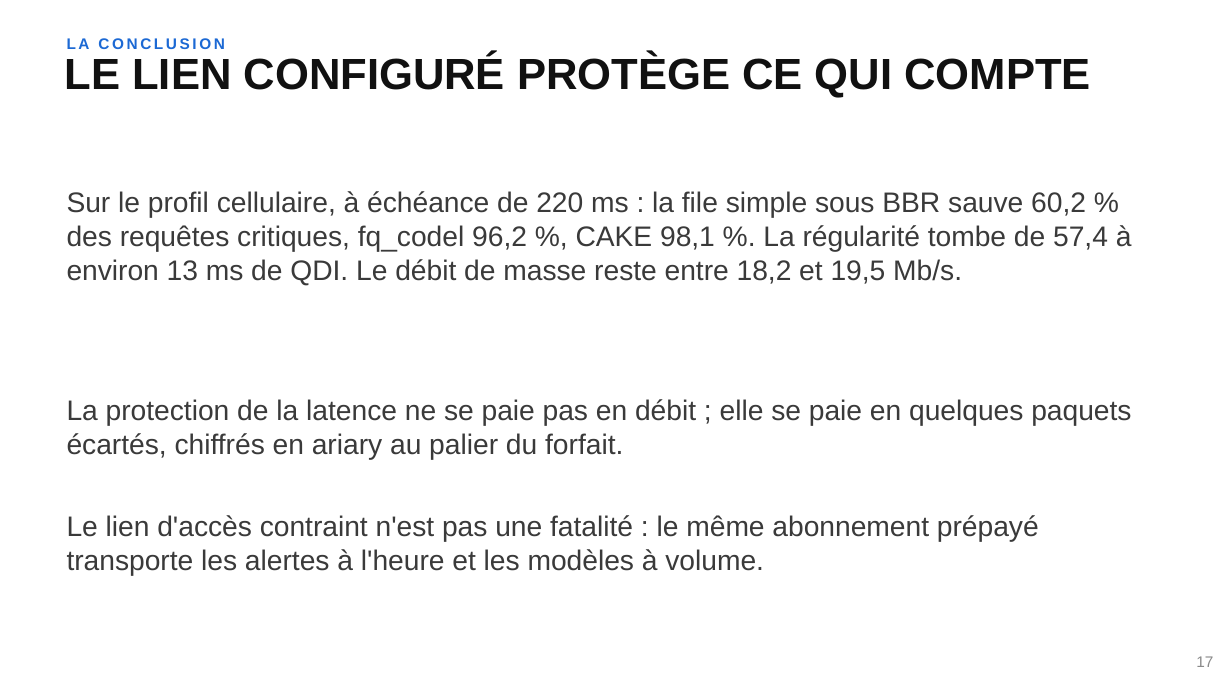
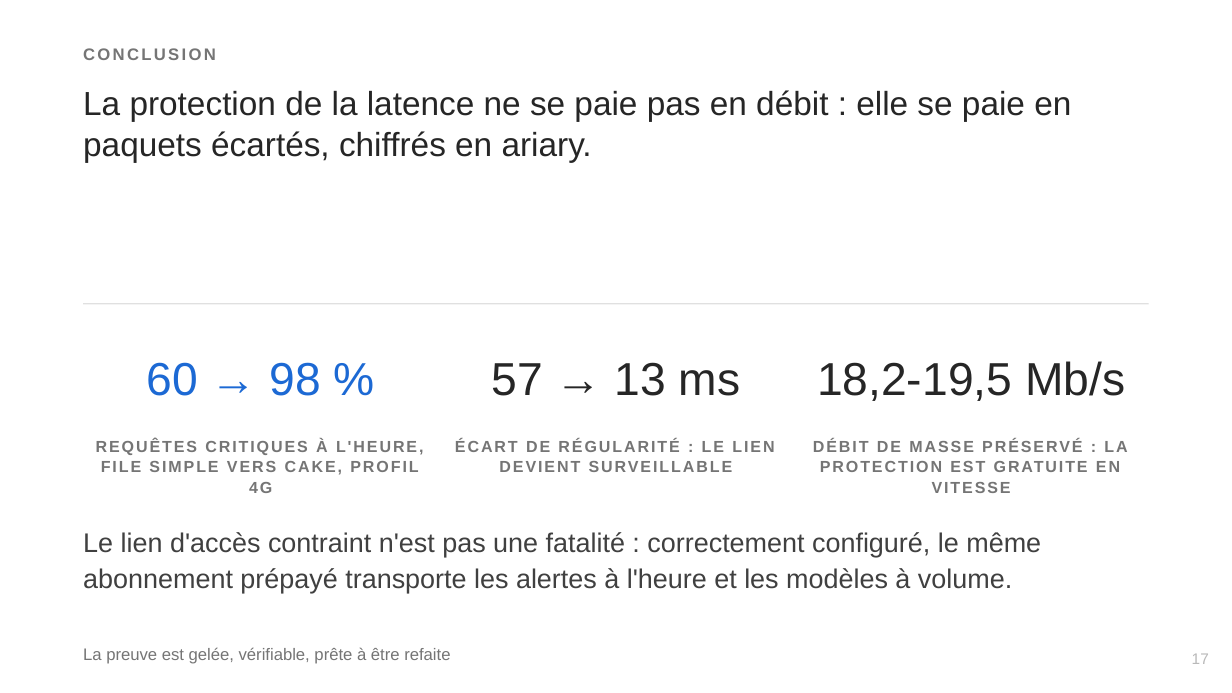
Before and after one commit to Realms4239/cgo, a slide deck: slide 17 of book/soutenance.pptx. Drawn at 1232x693 pixels with LibreOffice and Linux fonts; fonts in the diff are those of the drawing. Boxes give left, top, right and bottom in pixels: in the first picture for what was removed or moved away, otherwise in the second. Text is boxed around its words. In the diff, an @@ line names an element or a change of style, - is before the commit and + after.

```diff
--- a/book/soutenance.pptx
+++ b/book/soutenance.pptx
@@ text removed at (65, 54, 1090, 98) @@
-LE LIEN CONFIGURÉ PROTÈGE CE QUI COMPTE
@@ text at (83, 48, 216, 60): text changed; size 12 to 13 pt; text colour #1C69D4 to #757575 @@
-LA CONCLUSION
+CONCLUSION
@@ text at (83, 90, 1071, 163): text changed; size 22 to 26 pt; text colour #3A3A3A to #262626 @@
-La protection de la latence ne se paie pas en débit ; elle se paie en quelques paquets écartés, chiffrés en ariary au palier du forfait.
+La protection de la latence ne se paie pas en débit : elle se paie en paquets écartés, chiffrés en ariary.
@@ text removed at (67, 191, 1132, 286) @@
-Sur le profil cellulaire, à échéance de 220 ms : la file simple sous BBR sauve 60,2 % des requêtes critiques, fq_codel 96,2 %, CAKE 98,1 %. La régularité tombe de 57,4 à environ 13 ms de QDI. Le débit de masse reste entre 18,2 et 19,5 Mb/s.
@@ rectangle added at (83, 303, 1149, 304), fill #E0E0E0 @@
@@ text added at (146, 362, 321, 396), 36 pt, text #1C69D4 @@
+60 → 98 %
@@ text added at (491, 362, 741, 396), 36 pt, text #262626 @@
+57 → 13 ms
@@ text added at (817, 361, 1125, 401), 36 pt, text #262626 @@
+18,2-19,5 Mb/s
@@ text added at (96, 439, 424, 493), 12.5 pt, text #757575, bold @@
+REQUÊTES CRITIQUES À L'HEURE, FILE SIMPLE VERS CAKE, PROFIL 4G
@@ text added at (379, 441, 550, 553), 12.5 pt, text #757575, bold @@
+DÉBIT DE MASSE PRÉSERVÉ : LA PROTECTION EST GRATUITE EN VITESSE
@@ text added at (455, 439, 774, 452), 12.5 pt, text #757575, bold @@
+ÉCART DE RÉGULARITÉ : LE LIEN DEVIENT SURVEILLABLE
@@ text at (83, 532, 1041, 593): text changed; size 22 to 21 pt; text colour #3A3A3A to #404040 @@
-Le lien d'accès contraint n'est pas une fatalité : le même abonnement prépayé transporte les alertes à l'heure et les modèles à volume.
+Le lien d'accès contraint n'est pas une fatalité : correctement configuré, le même abonnement prépayé transporte les alertes à l'heure et les modèles à volume.
@@ text added at (83, 647, 450, 664), 13 pt, text #757575 @@
+La preuve est gelée, vérifiable, prête à être refaite
@@ text "17" at (1192, 653, 1209, 664): text colour #8A8A8A to #B9B9B9 @@
```
Also in this commit, not shown: 20 other slides changed, 5 slides added, 5 slides removed, 4 other files.
